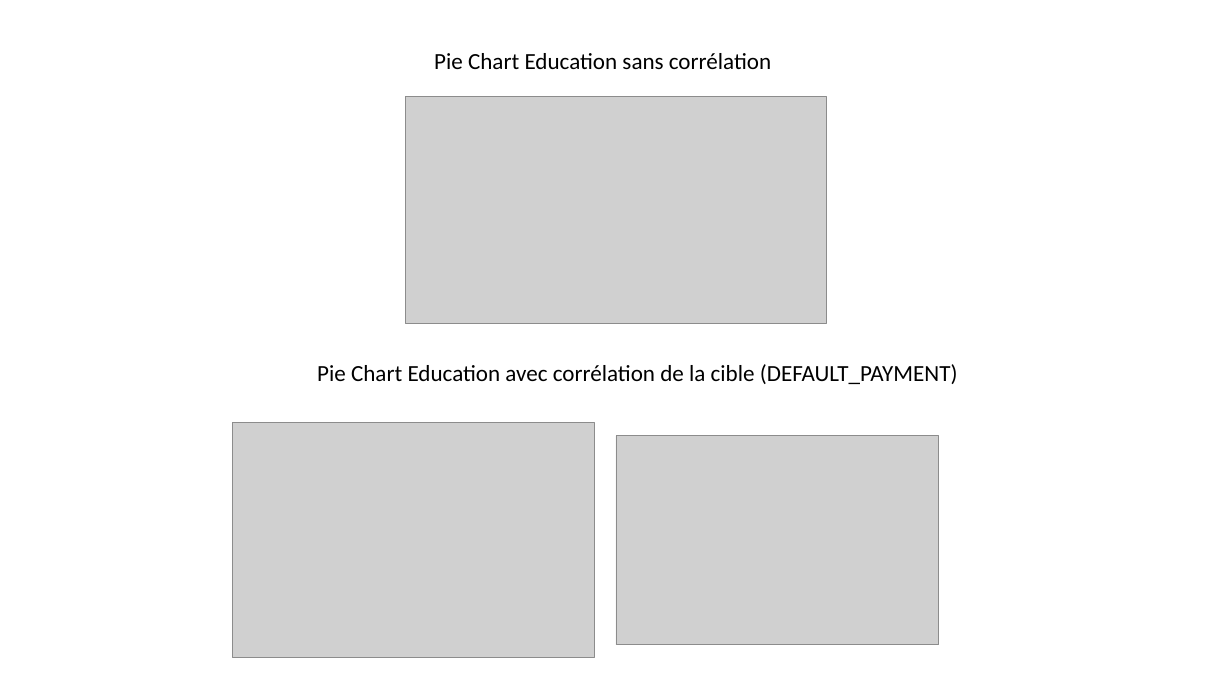
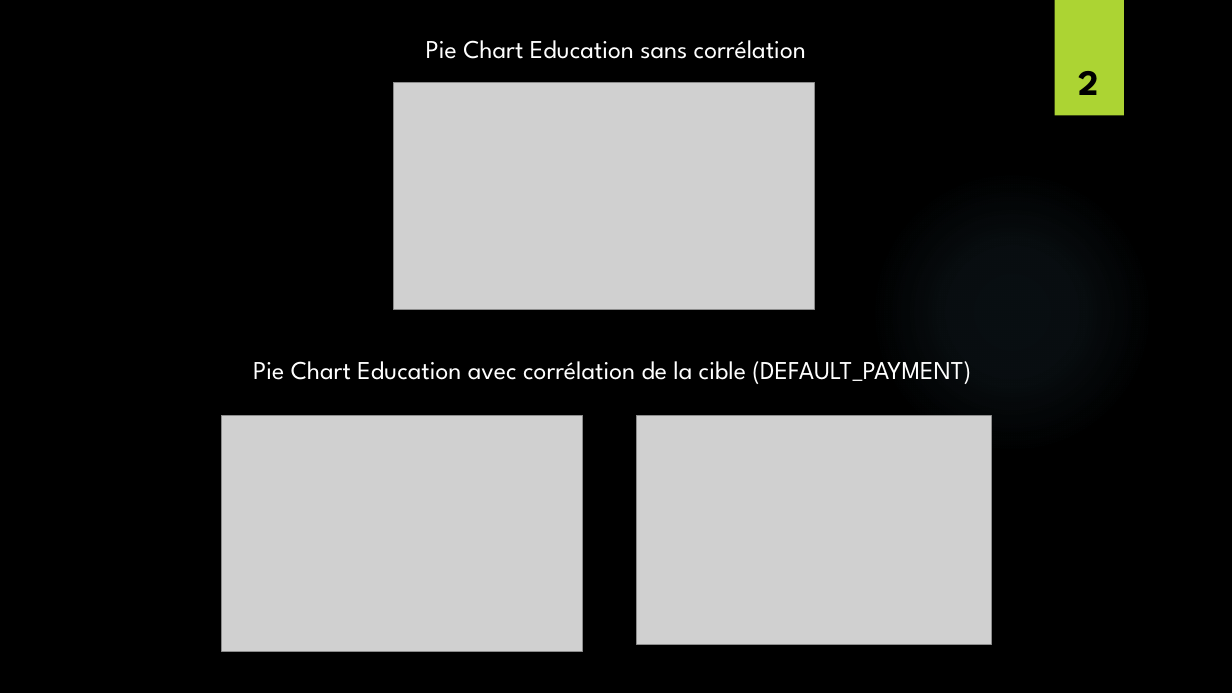
Before and after one commit to HugoWinterGhost/R_Projet, a slide deck: slide 2 of Présentation_R_Projet.pptx. Drawn at 1232x693 pixels with LibreOffice and Linux fonts; fonts in the diff are those of the drawing; grey boxes stand for pictures; background and template pictures are left out. Boxes give left, top, right and bottom in pixels: in the first picture for what was removed or moved away, otherwise in the second. Text is boxed around its words. In the diff, an @@ line names an element or a change of style, - is before the commit and + after.

Commit message:
fix theme ppt

```diff
--- a/Présentation_R_Projet.pptx
+++ b/Présentation_R_Projet.pptx
@@ background #FFFFFF to picture (left out) @@
@@ text "Pie Chart Education sans corrélation": place and size @@
-text "Pie Chart Education sans corrélation" at [434, 53, 771, 69]
+text "Pie Chart Education sans corrélation" at [426, 40, 806, 59]
@@ text "Pie Chart Education sans corrélation" at [426, 40, 806, 59]: size 18 to 20 pt, font Calibri to League Spartan, text colour #000000 to #FFFFFF @@
@@ rectangle added at [1055, 0, 1124, 116], fill #ACD433 @@
@@ picture: place and size @@
-picture at [406, 96, 826, 323]
+picture at [394, 82, 814, 310]
@@ page number added at [1078, 71, 1098, 95], 28 pt, text #000000, bold @@
+2
@@ ellipse added at [870, 169, 1154, 454], fill gradient #7AC4F0 @@
@@ text "Pie Chart Education avec corrélation ..." at [253, 361, 971, 384]: size 18 to 20 pt, font Calibri to League Spartan, text colour #000000 to #FFFFFF @@
@@ text "Pie Chart Education avec corrélation ...": place and size @@
-text "Pie Chart Education avec corrélation ..." at [317, 364, 958, 384]
+text "Pie Chart Education avec corrélation ..." at [253, 361, 971, 384]
@@ picture: place and size @@
-picture at [233, 422, 594, 658]
+picture at [222, 416, 583, 652]
@@ picture: place and size @@
-picture at [616, 436, 939, 645]
+picture at [637, 416, 991, 645]
```
Also in this commit, not shown: 3 other slides changed.
